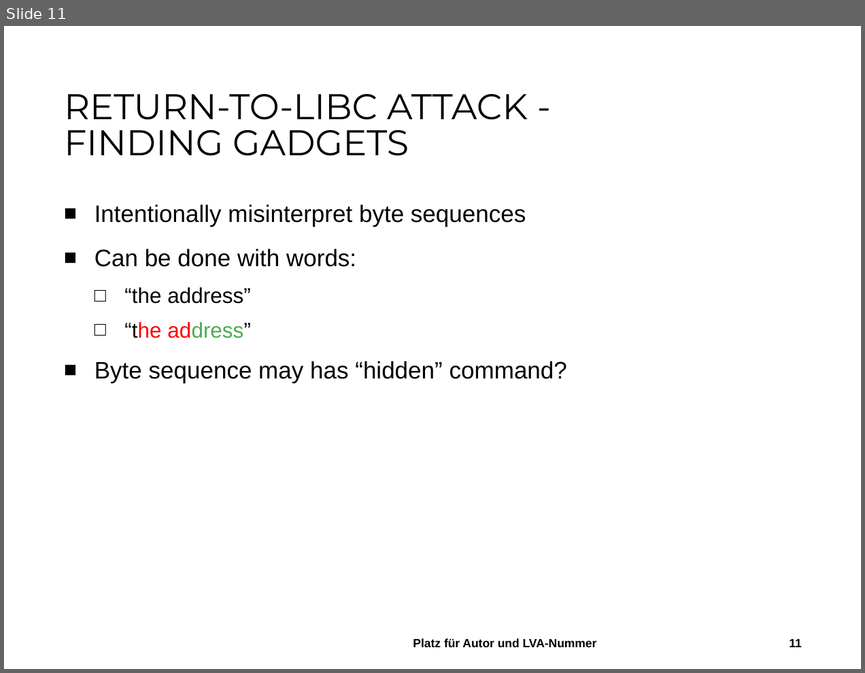
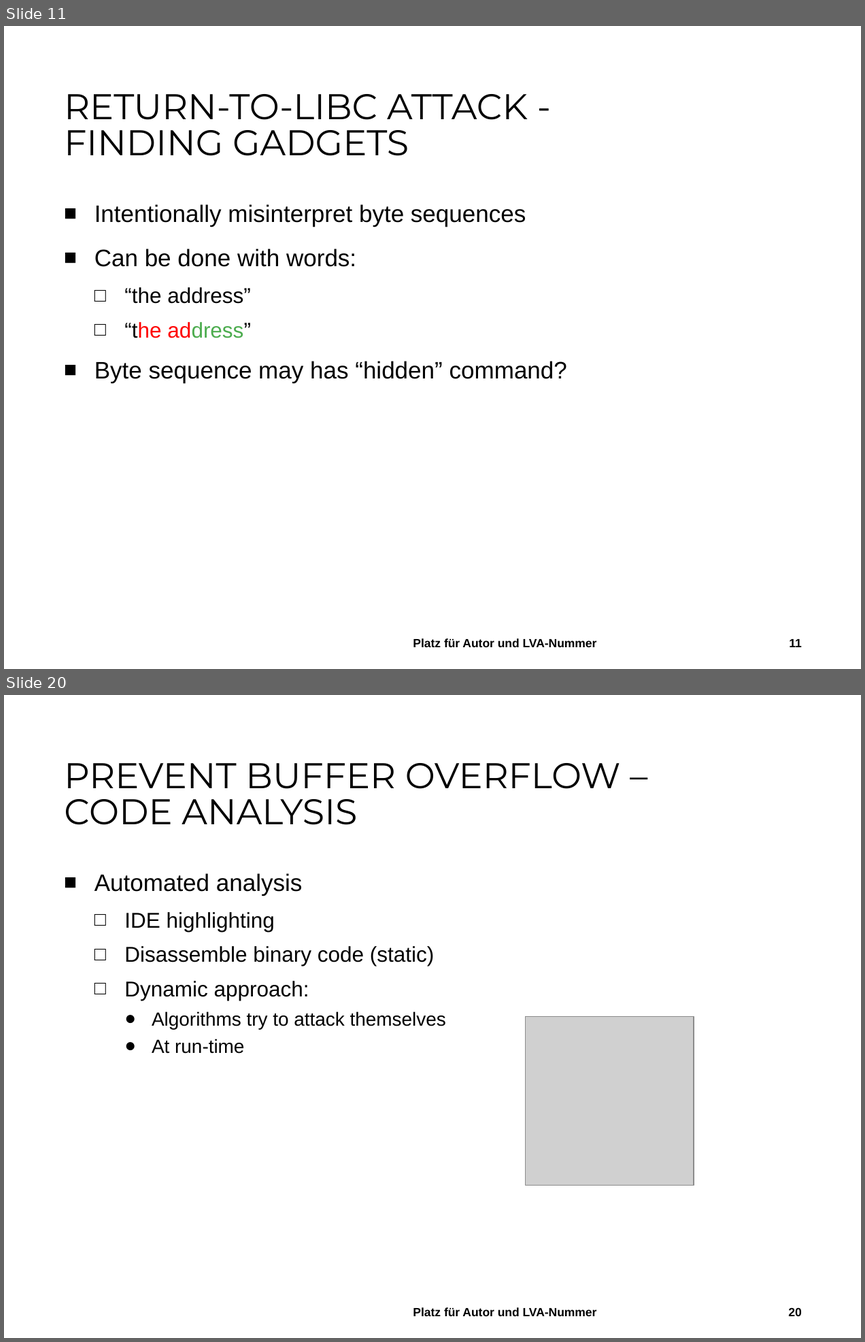
Before and after one commit to StefanHaslhofer/Seminar_Networks_and_Security, a slide deck: ROP.pptx. Shown one above the other, each under a label of ours: slide 11 before the commit, slides 11 and 20 after it; the slides between them are not shown. The pictures are 865x673 and 865x1342 pixels, drawn with LibreOffice and Linux fonts; fonts in the diff are those of the drawing; grey boxes stand for pictures; background and template pictures are left out. Boxes give left, top, right and bottom in pixels: in the first picture for what was removed or moved away, otherwise in the second. Text is boxed around its words. In the diff, an @@ line names an element or a change of style, - is before the commit and + after.

```diff
--- a/ROP.pptx
+++ b/ROP.pptx
@@ slide 20 added at (4, 695, 861, 1338), background #FFFFFF @@
@@ title added at (64, 763, 620, 825), 30 pt, text #000000 @@
+PREVENT BUFFER OVERFLOW –
+CODE ANALYSIS
@@ text added at (94, 873, 446, 1053), 18 pt, text #000000 @@
+■ Automated analysis
+  □ IDE highlighting
+  □ Disassemble binary code (static)
+  □ Dynamic approach:
+    ● Algorithms try to attack themselves
+    ● At run-time
@@ picture added at (525, 1016, 694, 1185) @@
@@ text added at (413, 1307, 597, 1316), 10 pt, text #000000, bold @@
+Platz für Autor und LVA-Nummer
@@ page number added at (788, 1307, 801, 1316), 10 pt, text #000000, bold @@
+20
```
Also in this commit, not shown: 4 slides changed, 17 other slides added.
